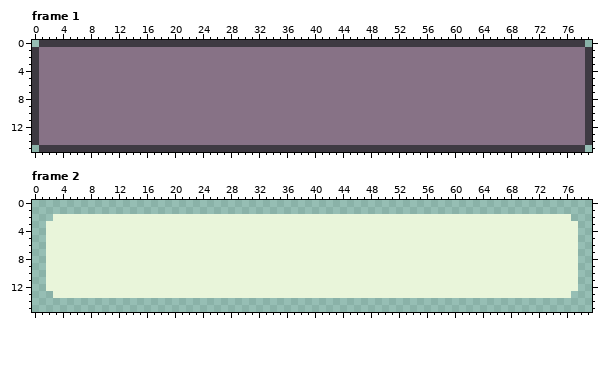
Pixel-art file -- assets/aseprite_files/boss_life_bar.aseprite. The first picture shows the starting point.
80x16 pixels, 2 frames. Shown: frame 1, frame 2.
The same view after the edit:
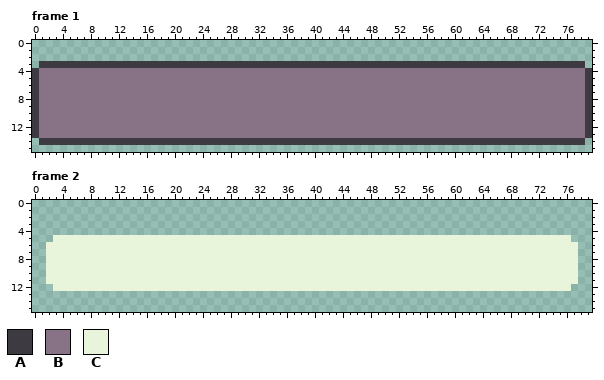
Palette (. is transparent): A #3e3a42  B #877286  C #e9f5da
Changes in this commit:
--- frame 1
@@ x 0..79 @@
- 0 .AAAAAAAAAAAAAAAAAAAAAAAAAAAAAAAAAAAAAAAAAAAAAAAAAAAAAAAAAAAAAAAAAAAAAAAAAAAAAA.
- 1 ABBBBBBBBBBBBBBBBBBBBBBBBBBBBBBBBBBBBBBBBBBBBBBBBBBBBBBBBBBBBBBBBBBBBBBBBBBBBBBA
- 2 ABBBBBBBBBBBBBBBBBBBBBBBBBBBBBBBBBBBBBBBBBBBBBBBBBBBBBBBBBBBBBBBBBBBBBBBBBBBBBBA
- 3 ABBBBBBBBBBBBBBBBBBBBBBBBBBBBBBBBBBBBBBBBBBBBBBBBBBBBBBBBBBBBBBBBBBBBBBBBBBBBBBA
+ 0 ................................................................................
+ 1 ................................................................................
+ 2 ................................................................................
+ 3 .AAAAAAAAAAAAAAAAAAAAAAAAAAAAAAAAAAAAAAAAAAAAAAAAAAAAAAAAAAAAAAAAAAAAAAAAAAAAAA.
  4 ABBBBBBBBBBBBBBBBBBBBBBBBBBBBBBBBBBBBBBBBBBBBBBBBBBBBBBBBBBBBBBBBBBBBBBBBBBBBBBA
@@ x 0..79 @@
 13 ABBBBBBBBBBBBBBBBBBBBBBBBBBBBBBBBBBBBBBBBBBBBBBBBBBBBBBBBBBBBBBBBBBBBBBBBBBBBBBA
-14 ABBBBBBBBBBBBBBBBBBBBBBBBBBBBBBBBBBBBBBBBBBBBBBBBBBBBBBBBBBBBBBBBBBBBBBBBBBBBBBA
-15 .AAAAAAAAAAAAAAAAAAAAAAAAAAAAAAAAAAAAAAAAAAAAAAAAAAAAAAAAAAAAAAAAAAAAAAAAAAAAAA.
+14 .AAAAAAAAAAAAAAAAAAAAAAAAAAAAAAAAAAAAAAAAAAAAAAAAAAAAAAAAAAAAAAAAAAAAAAAAAAAAAA.
+15 ................................................................................
--- frame 2
@@ x 0..79 @@
  1 ................................................................................
- 2 ...CCCCCCCCCCCCCCCCCCCCCCCCCCCCCCCCCCCCCCCCCCCCCCCCCCCCCCCCCCCCCCCCCCCCCCCCCC...
- 3 ..CCCCCCCCCCCCCCCCCCCCCCCCCCCCCCCCCCCCCCCCCCCCCCCCCCCCCCCCCCCCCCCCCCCCCCCCCCCC..
- 4 ..CCCCCCCCCCCCCCCCCCCCCCCCCCCCCCCCCCCCCCCCCCCCCCCCCCCCCCCCCCCCCCCCCCCCCCCCCCCC..
- 5 ..CCCCCCCCCCCCCCCCCCCCCCCCCCCCCCCCCCCCCCCCCCCCCCCCCCCCCCCCCCCCCCCCCCCCCCCCCCCC..
+ 2 ................................................................................
+ 3 ................................................................................
+ 4 ................................................................................
+ 5 ...CCCCCCCCCCCCCCCCCCCCCCCCCCCCCCCCCCCCCCCCCCCCCCCCCCCCCCCCCCCCCCCCCCCCCCCCCC...
  6 ..CCCCCCCCCCCCCCCCCCCCCCCCCCCCCCCCCCCCCCCCCCCCCCCCCCCCCCCCCCCCCCCCCCCCCCCCCCCC..
@@ x 0..79 @@
 11 ..CCCCCCCCCCCCCCCCCCCCCCCCCCCCCCCCCCCCCCCCCCCCCCCCCCCCCCCCCCCCCCCCCCCCCCCCCCCC..
-12 ..CCCCCCCCCCCCCCCCCCCCCCCCCCCCCCCCCCCCCCCCCCCCCCCCCCCCCCCCCCCCCCCCCCCCCCCCCCCC..
-13 ...CCCCCCCCCCCCCCCCCCCCCCCCCCCCCCCCCCCCCCCCCCCCCCCCCCCCCCCCCCCCCCCCCCCCCCCCCC...
+12 ...CCCCCCCCCCCCCCCCCCCCCCCCCCCCCCCCCCCCCCCCCCCCCCCCCCCCCCCCCCCCCCCCCCCCCCCCCC...
+13 ................................................................................
 14 ................................................................................
Boxes around the changes in both pictures, in picture pixels (x1, y1, x2, y2):
changed: (32, 40, 592, 68)
changed: (32, 138, 592, 152)
erased: (46, 214, 578, 242)
erased: (46, 284, 578, 298)
